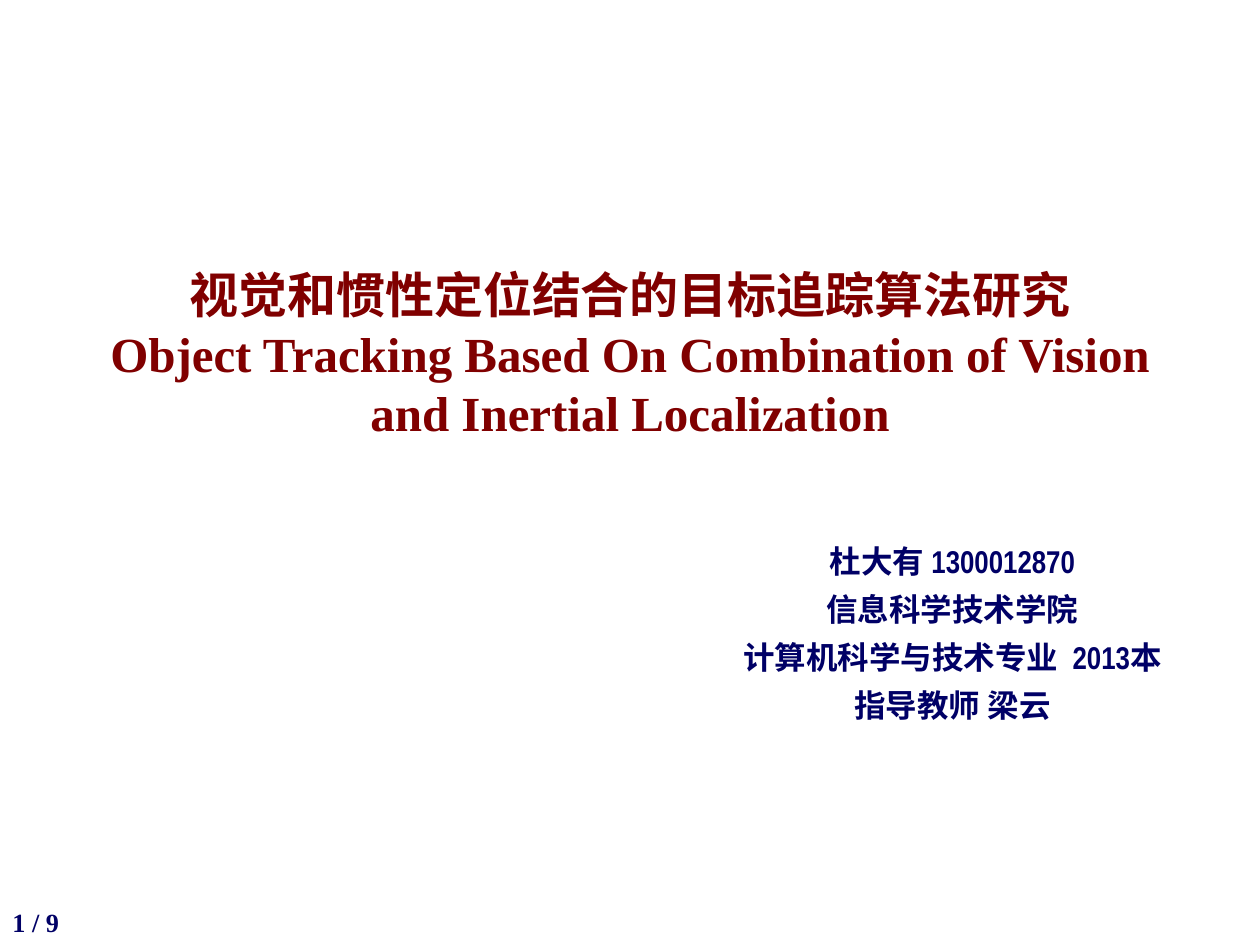
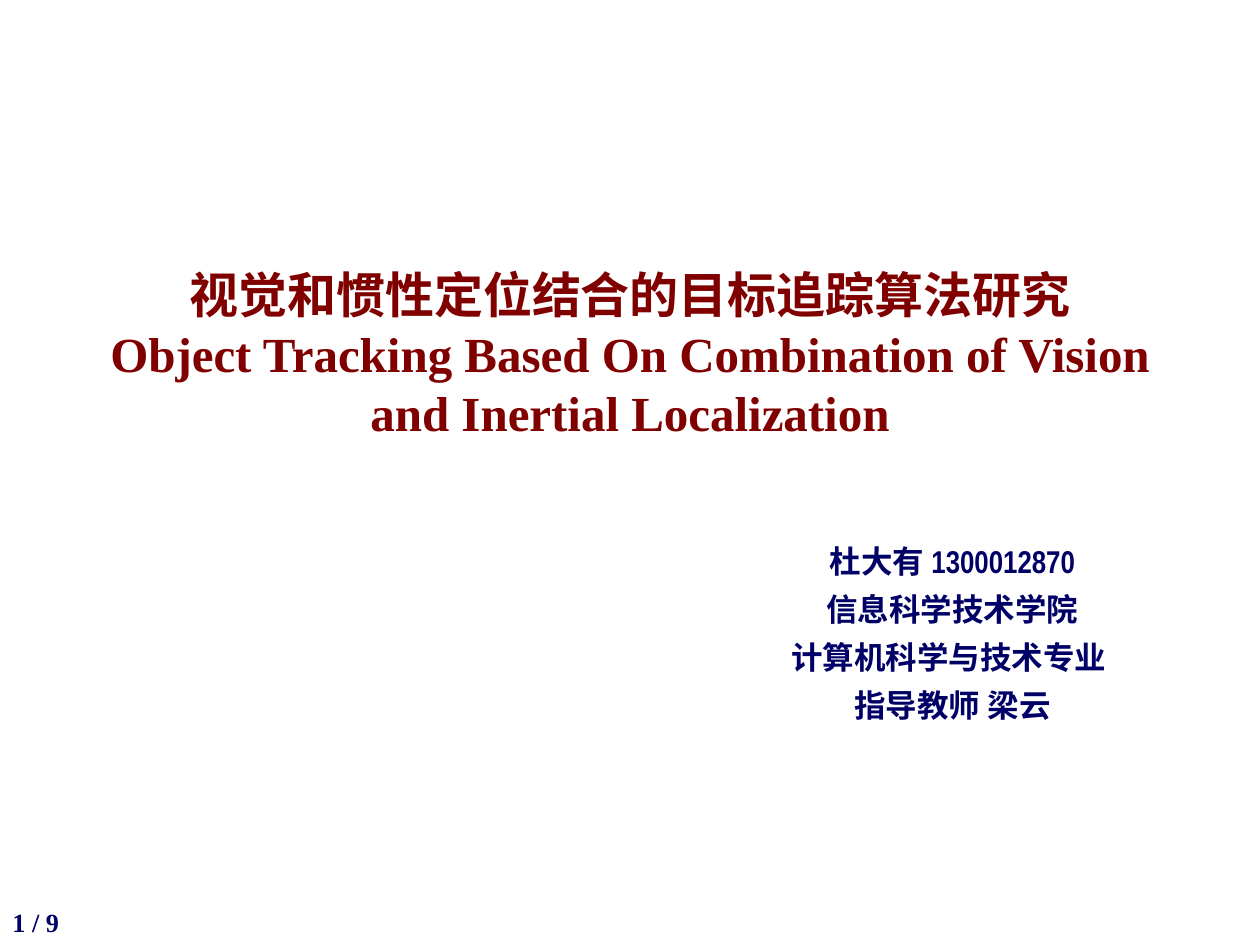
Before and after one commit to potato1996/FinalYearProject, a slide deck: slide 1 of slides/答辩ppt-杜大有1300012870.pptx. Drawn at 1260x945 pixels with LibreOffice and Linux fonts; fonts in the diff are those of the drawing; background and template pictures are left out. Boxes give left, top, right and bottom in pixels: in the first picture for what was removed or moved away, otherwise in the second. Text is boxed around its words. In the diff, an @@ line names an element or a change of style, - is before the commit and + after.

```diff
--- a/slides/答辩ppt-杜大有1300012870.pptx
+++ b/slides/答辩ppt-杜大有1300012870.pptx
@@ subtitle at <box>791,642,1106,672</box>: text changed @@
-计算机科学与技术专业 2013本
+计算机科学与技术专业
```
Also in this commit, not shown: 5 other slides changed.
